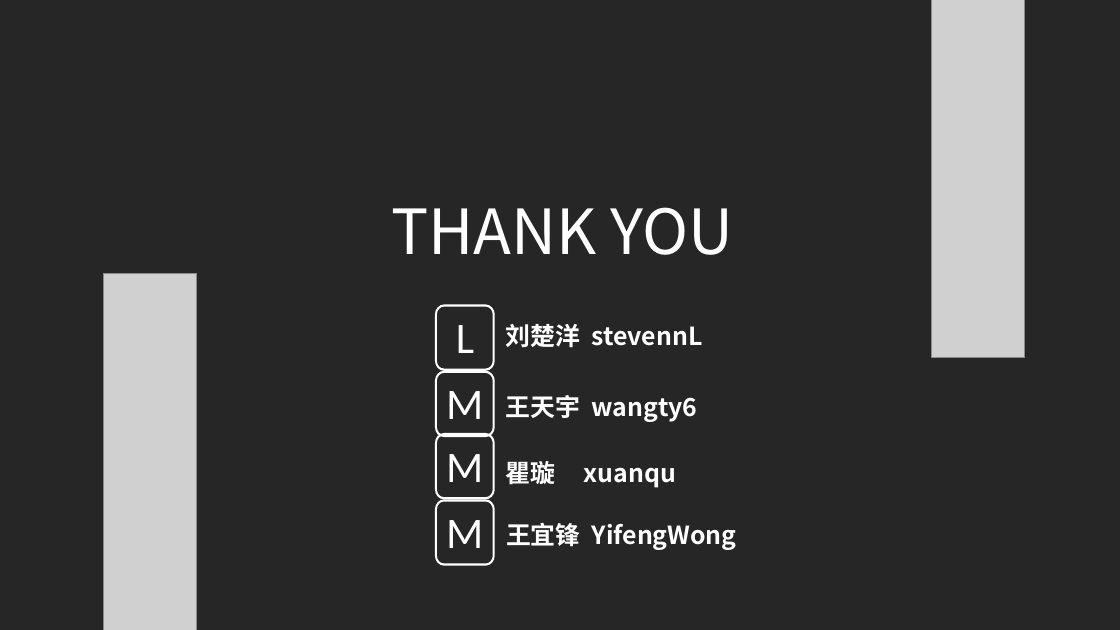
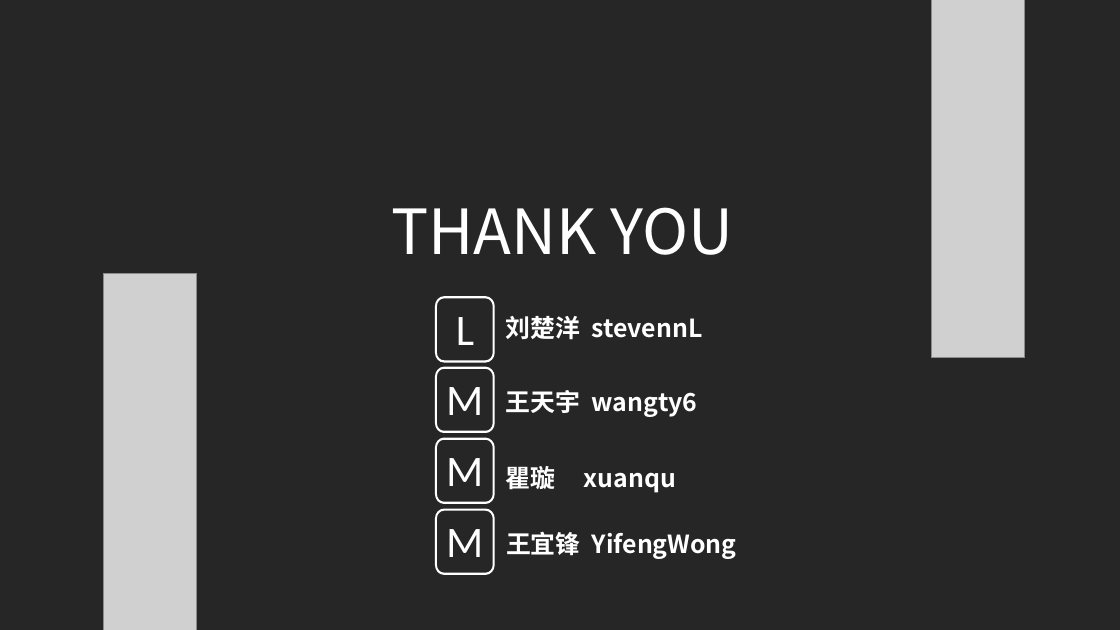
Before and after one commit to androids7/tastysnake, a slide deck: slide 10 of doc/presentation.pptx. Drawn at 1120x630 pixels with LibreOffice and Linux fonts; fonts in the diff are those of the drawing; grey boxes stand for pictures. Boxes give left, top, right and bottom in pixels: in the first picture for what was removed or moved away, otherwise in the second. Text is boxed around its words. In the diff, an @@ line names an element or a change of style, - is before the commit and + after.

```diff
--- a/doc/presentation.pptx
+++ b/doc/presentation.pptx
@@ freeform shape "L": place and size @@
-freeform shape "L" at box(435, 305, 494, 371)
+freeform shape "L" at box(435, 296, 494, 362)
@@ text "刘楚洋 stevennL": place and size @@
-text "刘楚洋 stevennL" at box(506, 324, 703, 348)
+text "刘楚洋 stevennL" at box(506, 316, 703, 340)
@@ freeform shape "M": place and size @@
-freeform shape "M" at box(435, 371, 494, 437)
+freeform shape "M" at box(435, 366, 494, 432)
@@ text "王天宇 wangty6": place and size @@
-text "王天宇 wangty6" at box(506, 395, 698, 422)
+text "王天宇 wangty6" at box(506, 390, 698, 417)
@@ freeform shape "M": place and size @@
-freeform shape "M" at box(435, 433, 494, 500)
+freeform shape "M" at box(435, 438, 494, 504)
@@ text "瞿璇 xuanqu": place and size @@
-text "瞿璇 xuanqu" at box(506, 461, 676, 488)
+text "瞿璇 xuanqu" at box(506, 466, 676, 493)
@@ freeform shape "M": place and size @@
-freeform shape "M" at box(435, 500, 494, 566)
+freeform shape "M" at box(435, 508, 494, 575)
@@ text "王宜锋 YifengWong": place and size @@
-text "王宜锋 YifengWong" at box(506, 523, 737, 550)
+text "王宜锋 YifengWong" at box(506, 532, 737, 559)
```
Also in this commit, not shown: 7 other slides changed.
